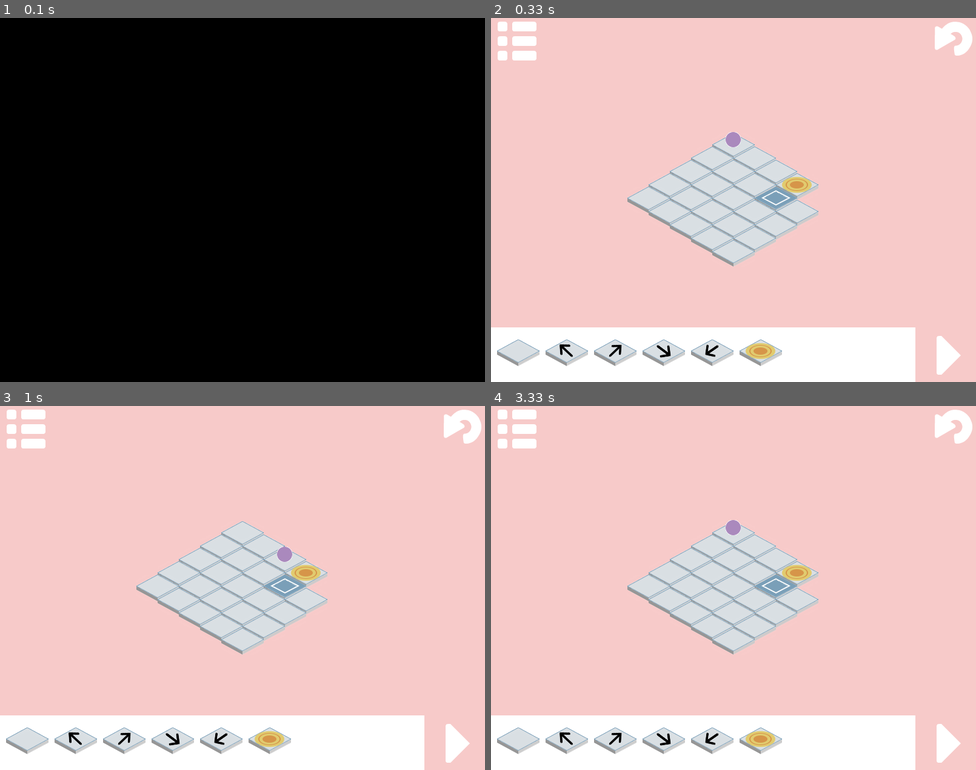
Above: before the commit, frames 1-4 (two rows, left to right).
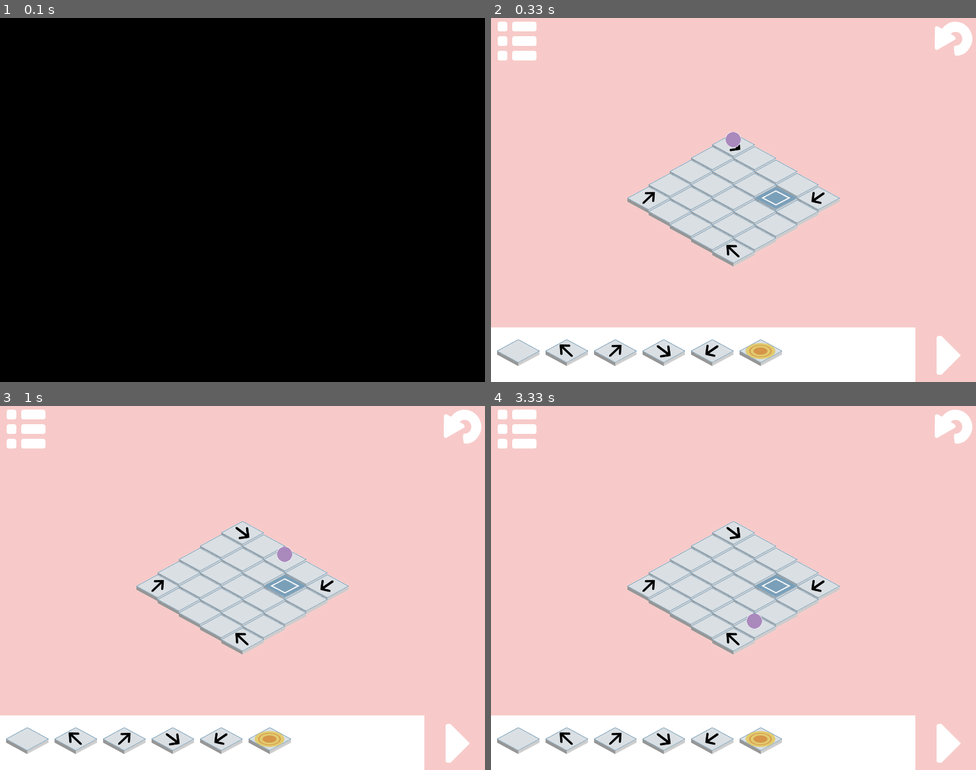
Above: after the commit, the same moments.

Repository: ameliakuang/112TP
Game: pygame game, started from trial/Game.py
Same seed, same stepped clock (60 frames per second), same inputs: the game is played once before the commit and once after it.
Inputs (mouse positions are in pixels of both pictures, inside the frame that each line leads up to):
- Up to frame 1 (0.1 s): no input
- Up to frame 2 (0.33 s): no input
- Up to frame 3 (1 s): press the mouse at (446, 733) at 0.37 s; move the mouse to (354, 715) at 0.47 s; release the mouse at (257, 697) at 0.6 s
- Up to frame 4 (3.33 s): press the mouse at (520, 435) at 1.2 s; move the mouse to (665, 486) at 1.3 s; release the mouse at (811, 537) at 1.43 s; press the mouse at (520, 435) at 1.8 s; move the mouse to (689, 442) at 1.9 s; release the mouse at (859, 449) at 2.03 s; press the mouse at (520, 435) at 2.43 s; move the mouse to (578, 456) at 2.53 s; move the mouse to (641, 478) at 2.63 s; release the mouse at (641, 478) at 2.67 s; press the mouse at (946, 431) at 3.1 s; move the mouse to (796, 573) at 3.2 s; move the mouse to (646, 719) at 3.3 s

Frame 1 is identical in both runs. In frame 2, 0.7% of the frame differs, in the area x 31-72%, y 34-66%; in frame 3, 0.7%; in frame 4, 0.9%, in the area x 31-72%, y 31-66%.

Commit message:
change player's starting tile to be one direction tile

Diff:
--- a/trial/Board.py
+++ b/trial/Board.py
@@ -39,18 +39,24 @@
         #solution = solve(board)
         #if solution != None:
             #pass
-        return [[-1, 0, 0,0,0],
+        return [[-1, 0, 0,0,2],
                 [0, 0, 0,0,0],
                 [0, 0, 0,0,0],
-                [5, 8, 0,0,0],
-                [9, 0, 0,0,0]]
+                [0, 8, 0,0,0],
+                [4, 0, 0,0,1]]
 
     def draw(self, screen):
         for row in range(len(self.board)):
             for col in range(len(self.board[0])):
                 num = self.board[row][col]
-                # the player position and normal grids
-                if(num == -1) or (num == 0):
+                # the player position
+                if(num == -1):
+                    tile = DireTile(3)
+                    tileImage = tile.image
+                    iso_x, iso_y = utility.mapToIso(row, col, self.cols, self.halfTileWidth, self.halfTileHeight, screen)
+                    screen.blit(tileImage, (iso_x, iso_y))
+                # normal tile
+                if (num == 0):
                     tile = Tile()
                     tileImage = tile.image
                     iso_x, iso_y = utility.mapToIso(row, col, self.cols, self.halfTileWidth, self.halfTileHeight, screen)
--- a/trial/Game.py
+++ b/trial/Game.py
@@ -125,6 +125,7 @@
             # draw the tile on the board
             row, col = utility.isoToMap(x, y, len(self.board), 35, 22, screen)
             if(row >= 0) and (row < len(self.board)) and (col >= 0) and (col < len(self.board)):
+                # check legality of putting a tile there
                 if(not self.board[row][col] in range(-1, 9)):
                     self.board[row][col] = self.objectDragged[0].type
 
--- a/trial/Player.py
+++ b/trial/Player.py
@@ -69,6 +69,7 @@
                 self.drow, self.dcol = 0,0
             self.row += self.drow
             self.col += self.dcol
+            self.board = board
 
 
     def teleport(self, row, col, board):
Not shown, changed: trial/.DS_Store
